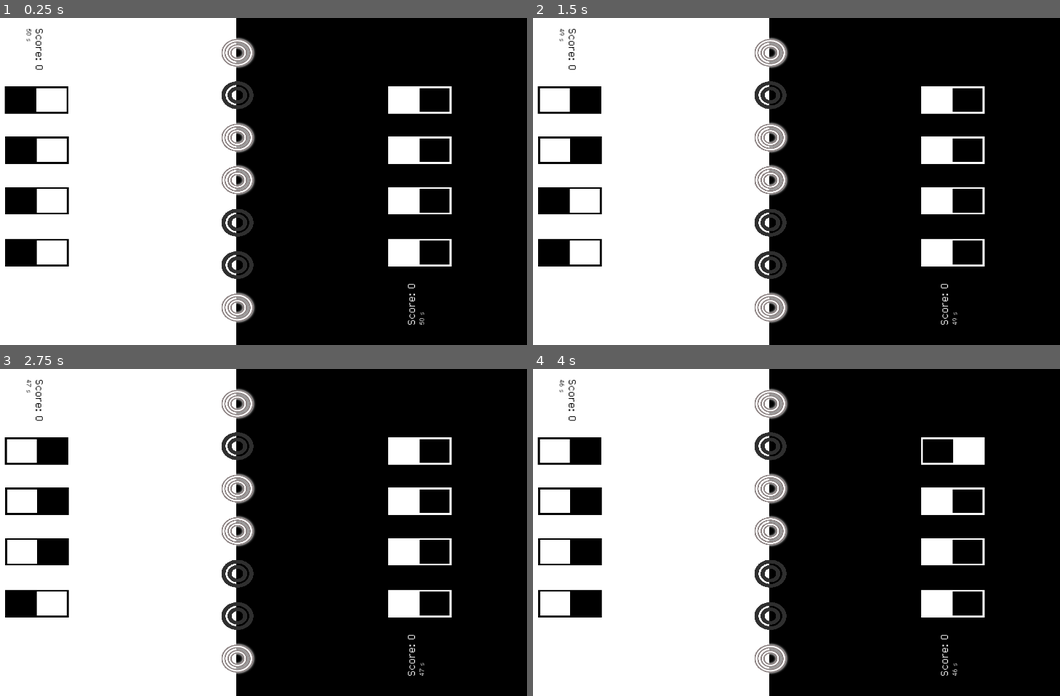
Above: before the commit, frames 1-4 (two rows, left to right).
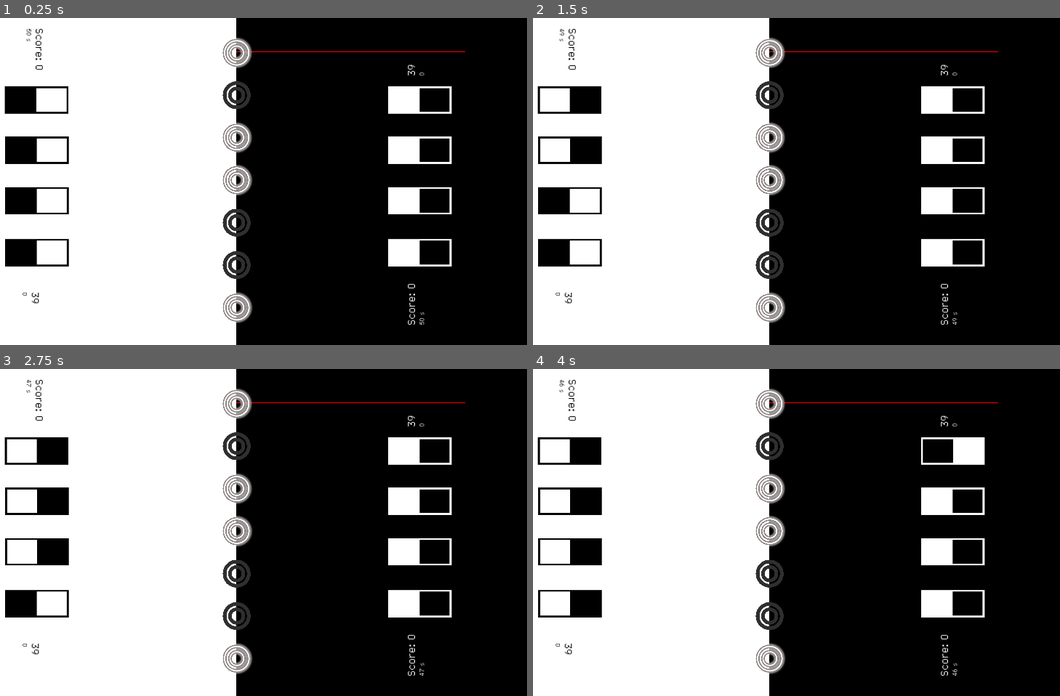
Above: after the commit, the same moments.

Repository: DragonCat4012/Switch
Game: Godot game, scene res://Scenes/Multiplayer/KoopMultiplayerScene.tscn
Same seed, same stepped clock (60 frames per second), same inputs: the game is played once before the commit and once after it. This scene is started directly instead of the project's main scene.
Inputs (mouse positions are in pixels of both pictures, inside the frame that each line leads up to):
- Up to frame 1 (0.25 s): no input
- Up to frame 2 (1.5 s): tap Enter (ui_accept) at 0.5, 0.77, 1.25 s; move the mouse to (569, 99) at 0.52 s; hold Right (ui_right) 0.53-1.28 s; click (569, 99) at 0.67 s; move the mouse to (569, 148) at 1.27 s; hold Down (ui_down) from 1.28 s (still down); click (569, 148) at 1.42 s
- Up to frame 3 (2.75 s): tap Enter (ui_accept) at 1.52, 2 s; move the mouse to (36, 552) at 2.02 s; release Down (ui_down) at 2.03 s; hold Right (ui_right) from 2.03 s (still down); click (36, 552) at 2.17 s
- Up to frame 4 (4 s): move the mouse to (569, 604) at 2.77 s; release Right (ui_right) at 2.78 s; hold Up (ui_up) 2.78-3.53 s; click (569, 604) at 2.92 s; tap Enter (ui_accept) at 3.02, 3.5, 3.77 s; move the mouse to (954, 450) at 3.52 s; hold Left (ui_left) from 3.53 s (still down); click (954, 450) at 3.67 s

The runs differ from the first frame. In frame 1, 1.4% of the frame differs, in the area x 4-89%, y 6-93%; in frame 2, 1.4%; in frame 3, 1.4%; in frame 4, 1.4%.

Commit message:
WIP add map generation for multiplayer maps

Diff:
--- a/Scenes/Multiplayer/KoopMultiplayerScene.gd
+++ b/Scenes/Multiplayer/KoopMultiplayerScene.gd
@@ -24,6 +24,13 @@
 @onready var light_timer_label = $VBoxContainer/LightTime
 @onready var dark_timer_label = $DarkInfo/DarkTime
 
+# Number Nodes
+@onready var light_goal_number = $LightNums/LightGoal
+@onready var dark_goal_number = $DarkNums/DarkGoal
+
+@onready var light_current_number = $LightNums/LightCurrent
+@onready var dark_current_number = $DarkNums/DarkCurrent
+
 # Current Game
 var score = 0
 var currentNumber = 0
@@ -89,13 +96,16 @@
 
 func initNumber():
 	var num = randi_range(1, 128)
-	#numberLabel.text = str(num)
+	light_goal_number.text = str(num)
+	dark_goal_number.text = str(num)
 	goalNumber = num
 
 	if goalNumber == 128:
-		#numberLabel.text = ">> 128 <<"
+		light_goal_number.text = ">> 128 <<"
+		dark_goal_number.text = ">> 128 <<"
 		var red = Color(1.0,0.0,0.0,1.0)
-		#numberLabel.set("theme_override_colors/font_color",red)
+		light_goal_number.set("theme_override_colors/font_color",red)
+		dark_goal_number.set("theme_override_colors/font_color",red)
 		GameManager.jsonHandler.add128achievement()
 
 func switch_activated(_switch_number, _isOn):
@@ -136,7 +146,9 @@
 	if lamp7.isOn:
 		x += 64
 	currentNumber = x
-	#numberPreviewLabel.text = str(currentNumber)
+
+	dark_current_number.text = str(currentNumber)
+	light_current_number.text = str(currentNumber)
 	if x == 127:
 		GameManager.jsonHandler.addAllLightsOn()
 
@@ -155,5 +167,58 @@
 			timerTime -= 10
 		elif timerIteration == 10:
 			timerTime -= 10
-		#scoreLabel.text = "Score: " + str(score)
-		#_init_game()
+
+		dark_score_label.text = "Score: " + str(score)
+		light_score_label.text = "Score: " + str(score)
+		_init_game()
+# Map
+func createWires():
+	var arr = wireHandler.createKoopMapping()
+	setDict(arr)
+	var minDiff = 40
+	var minVec = Vector2(minDiff, 0)
+	var minDiffSwitch = 55
+	var minswicthVec = Vector2( minDiffSwitch, 0)
+
+	var switches = [switch1, switch2, switch3, switch4, switch5, switch6, switch7, switch8]
+	var lamps = [lamp1, lamp2, lamp3, lamp4, lamp5, lamp6, lamp7]
+
+	var lightDistances = (lamp1.getCenterPoint().x - switch1.getCenterPoint().x) / 4 - minDiffSwitch + minDiff
+	var darkDistances = (switch5.getCenterPoint().x - lamp1.getCenterPoint().x) / 4
+	var levelDistances = lightDistances#(switch1.getCenterPoint().y - lamp1.getCenterPoint().y) / lamps.size() - minDiffSwitch + minDiff
+
+	var line_width = 3
+
+	for w in arr:
+		levelDistances = darkDistances
+		var isDark = true
+		if w.switch < 5: # light
+			isDark = true
+			levelDistances = lightDistances
+			continue
+		print(w)
+		var maxLevelks = levelDistances * 4
+
+		var p3 = switches[w.switch-1].getCenterPoint() - minswicthVec # ig fine
+		var p2 =  p3 - Vector2((4 - w.level) * levelDistances, 0) + minswicthVec
+
+		var p0 = lamps[w.lamp-1].global_position + Vector2(0, 56) # yay
+		var p1 = Vector2(p2.x, p0.y)
+
+		# up -down
+		draw_line(p0, p1, Color.RED, line_width)
+		#print(p0, p1)
+		#draw_line(p0, p1, Color.RED, line_width)
+		# left-> right
+		#draw_line(p3, p2, Color.GREEN, line_width)
+	 	# horizontal line
+		#draw_line(p1, p2, w.color, line_width)
+
+func setDict(mapping):
+	var dict = {} # switch: lamp
+	for w in mapping:
+		dict[w.switch] = w.lamp
+	mapping_dict = dict
+
+func _draw():
+	createWires()
--- a/Scenes/Multiplayer/KoopMultiplayerScene.tscn
+++ b/Scenes/Multiplayer/KoopMultiplayerScene.tscn
@@ -122,9 +122,9 @@
 metadata/ID = 8
 
 [node name="Lamps" type="VBoxContainer" parent="."]
-offset_left = 893.0
+offset_left = 900.0
 offset_top = 56.0
-offset_right = 1029.0
+offset_right = 1036.0
 offset_bottom = 1016.0
 size_flags_vertical = 3
 theme_override_constants/separation = 22
@@ -135,6 +135,7 @@
 size_flags_vertical = 3
 texture = ExtResource("6_nnwuf")
 expand_mode = 2
+stretch_mode = 4
 script = ExtResource("7_gjff7")
 
 [node name="Lamp_2" type="TextureRect" parent="Lamps"]
@@ -143,6 +144,7 @@
 size_flags_vertical = 3
 texture = ExtResource("6_nnwuf")
 expand_mode = 2
+stretch_mode = 4
 script = ExtResource("7_gjff7")
 
 [node name="Lamp_3" type="TextureRect" parent="Lamps"]
@@ -151,6 +153,7 @@
 size_flags_vertical = 3
 texture = ExtResource("6_nnwuf")
 expand_mode = 2
+stretch_mode = 4
 script = ExtResource("7_gjff7")
 
 [node name="Lamp_4" type="TextureRect" parent="Lamps"]
@@ -159,6 +162,7 @@
 size_flags_vertical = 3
 texture = ExtResource("6_nnwuf")
 expand_mode = 2
+stretch_mode = 4
 script = ExtResource("7_gjff7")
 
 [node name="Lamp_5" type="TextureRect" parent="Lamps"]
@@ -167,6 +171,7 @@
 size_flags_vertical = 3
 texture = ExtResource("6_nnwuf")
 expand_mode = 2
+stretch_mode = 4
 script = ExtResource("7_gjff7")
 
 [node name="Lamp_6" type="TextureRect" parent="Lamps"]
@@ -175,6 +180,7 @@
 size_flags_vertical = 3
 texture = ExtResource("6_nnwuf")
 expand_mode = 2
+stretch_mode = 4
 script = ExtResource("7_gjff7")
 
 [node name="Lamp_7" type="TextureRect" parent="Lamps"]
@@ -183,7 +189,29 @@
 size_flags_vertical = 3
 texture = ExtResource("6_nnwuf")
 expand_mode = 2
-script = ExtResource("7_gjff7")
+stretch_mode = 4
+script = ExtResource("7_gjff7")
+
+[node name="LightNums" type="VBoxContainer" parent="."]
+offset_left = 313.0
+offset_top = 907.0
+offset_right = 454.0
+offset_bottom = 970.0
+rotation = 1.57079
+
+[node name="LightGoal" type="Label" parent="LightNums"]
+layout_mode = 2
+theme_override_colors/font_color = Color(0, 0, 0, 1)
+theme_override_fonts/font = ExtResource("9_l6at7")
+theme_override_font_sizes/font_size = 40
+text = "128"
+
+[node name="LightCurrent" type="Label" parent="LightNums"]
+layout_mode = 2
+theme_override_colors/font_color = Color(0, 0, 0, 1)
+theme_override_fonts/font = ExtResource("9_l6at7")
+theme_override_font_sizes/font_size = 25
+text = "0"
 
 [node name="DarkInfo" type="VBoxContainer" parent="."]
 offset_left = 1522.0
@@ -206,6 +234,28 @@
 theme_override_font_sizes/font_size = 25
 text = "?? s"
 
+[node name="DarkNums" type="VBoxContainer" parent="."]
+offset_left = 1522.0
+offset_top = 190.0
+offset_right = 1663.0
+offset_bottom = 253.0
+rotation = -1.57079
+
+[node name="DarkGoal" type="Label" parent="DarkNums"]
+layout_mode = 2
+theme_override_colors/font_color = Color(1, 1, 1, 1)
+theme_override_fonts/font = ExtResource("9_l6at7")
+theme_override_font_sizes/font_size = 40
+text = "128
+"
+
+[node name="DarkCurrent" type="Label" parent="DarkNums"]
+layout_mode = 2
+theme_override_colors/font_color = Color(1, 1, 1, 1)
+theme_override_fonts/font = ExtResource("9_l6at7")
+theme_override_font_sizes/font_size = 25
+text = "0"
+
 [node name="VBoxContainer" type="VBoxContainer" parent="."]
 offset_left = 326.0
 offset_top = 36.0
--- a/Util/Wire.gd
+++ b/Util/Wire.gd
@@ -6,6 +6,45 @@
 	func _init(nr_lamps: int = 7, nr_switches: int = 8):
 		nr_lamps = nr_lamps
 		nr_switches = nr_switches
+
+	func createKoopMapping():
+		# Init everything
+		var dict = {} # lamp: swicth
+		var levels = nr_lamps
+		var arrLamps = [1,2,3,4,5,6,7,8,9,10,11,12]
+		arrLamps.resize(nr_lamps)
+		var randomLamp = arrLamps.pick_random()
+
+		var arrSwicthes = [1,2,3,4,5,6,7,8,9,10,11,12]
+		arrSwicthes.resize(nr_switches)
+
+		var dataArr = [] # [Wire]
+		var levelArr = [1,2,3,4]
+		var levelArr_dark = [1,2,3,4]
+		#levelArr.resize(5)
+
+		var colorArr = [Color(1,0.5, 0.5, 1), Color(0.870588, 0.721569, 0.529412, 1), Color(0.5,0.5,1, 1), Color(0.5,1,1, 1), Color(1,0.5,1, 1),
+		Color(1,1,0.5, 1), Color(0.2,1,0.5, 1), Color(1,0.2,0.5, 1), Color(0.8,1,0.1, 1)]
+
+		# Pair lamps & switches with level
+		for lamp in arrLamps:
+			var level = levelArr_dark.pick_random() if lamp > 4  else levelArr.pick_random()
+			var switch = arrSwicthes.pick_random()
+			var color = colorArr.pick_random()
+			var wire = (Wire.new(lamp,switch,level, color))
+
+			arrSwicthes.erase(switch)
+			levelArr.erase(level)
+			colorArr.erase(color)
+			dataArr.append(wire)
+
+			if lamp == randomLamp:	# duplicate lamp
+				var switch2 = arrSwicthes.pick_random()
+				var wire2 = (Wire.new(lamp,switch2,level, color))
+				arrSwicthes.erase(switch2)
+				dataArr.append(wire2)
+
+		return dataArr
 
 	func createMapping():
 		# Init everything
